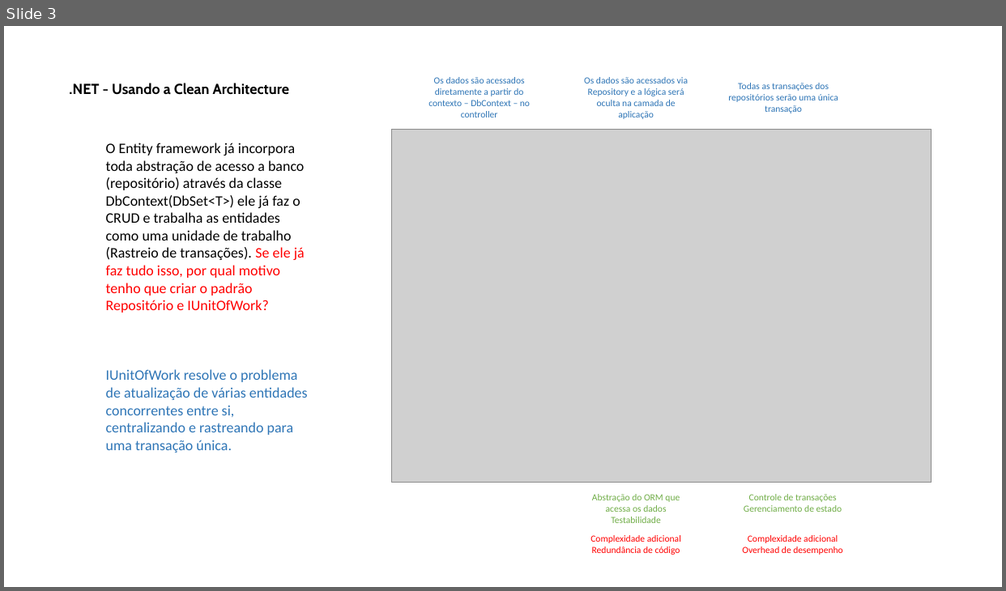
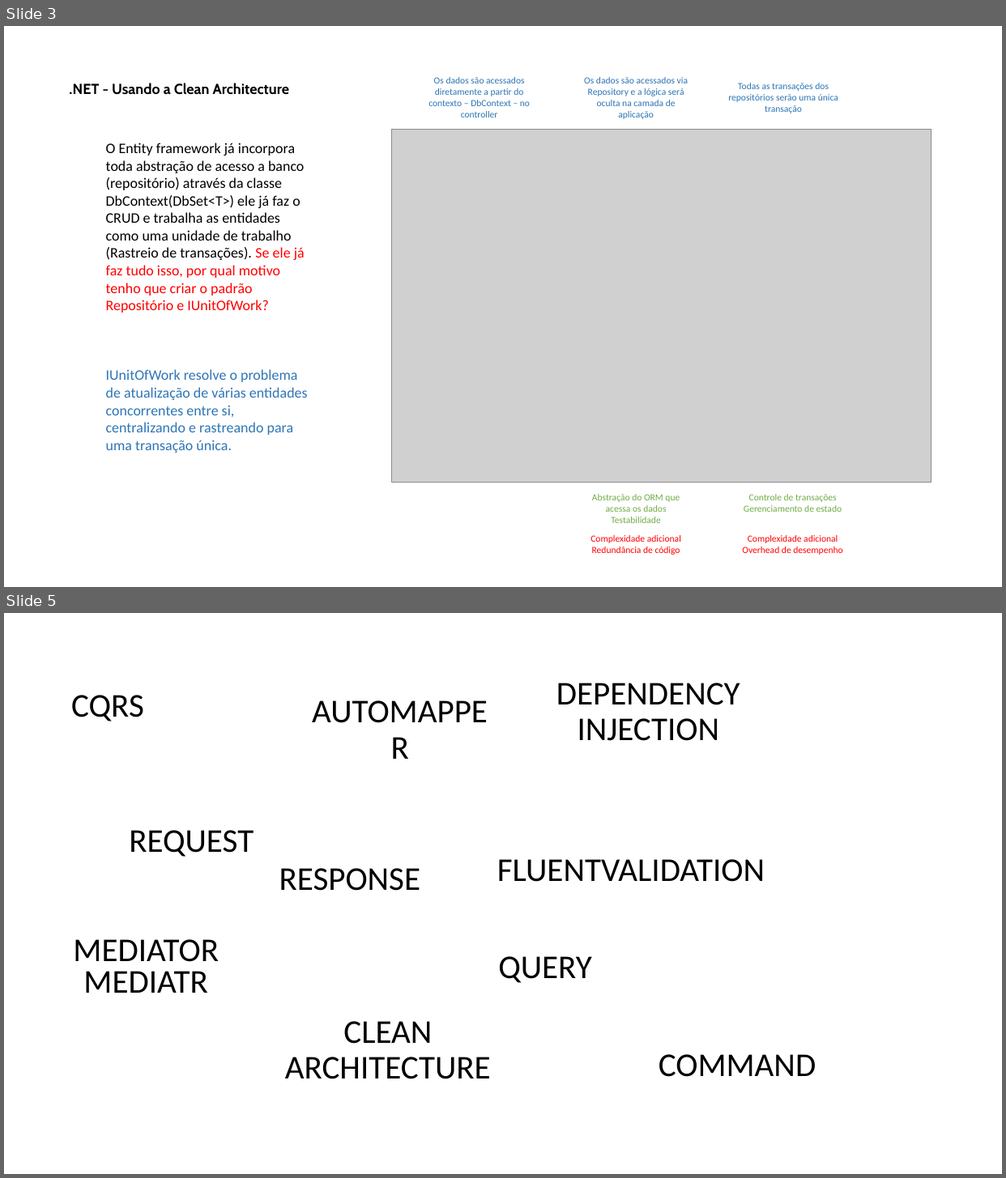
Before and after one commit to WilkerSantosX/CleanArchitectureMacoratti, a slide deck: CleanArchitecture.WebAPI/AppData/Usando a Clean Architecture.pptx. Shown one above the other, each under a label of ours: slide 3 before the commit, slides 3 and 5 after it; the slides between them are not shown. The pictures are 1006x591 and 1006x1178 pixels, drawn with LibreOffice and Linux fonts; fonts in the diff are those of the drawing; grey boxes stand for pictures. Boxes give left, top, right and bottom in pixels: in the first picture for what was removed or moved away, otherwise in the second. Text is boxed around its words. In the diff, an @@ line names an element or a change of style, - is before the commit and + after.

Commit message:
Implementação da camada Application com CQRS utilizando MediatR, FluentValidation e Automapper.

```diff
--- a/CleanArchitecture.WebAPI/AppData/Usando a Clean Architecture.pptx
+++ b/CleanArchitecture.WebAPI/AppData/Usando a Clean Architecture.pptx
@@ slide 5 added at box(4, 613, 1002, 1174), background #FFFFFF @@
@@ text added at box(556, 683, 740, 741), 32 pt, text #000000 @@
+DEPENDENCY INJECTION
@@ title added at box(71, 695, 144, 722), 32 pt, text #000000 @@
+CQRS
@@ text added at box(296, 694, 503, 767), 32 pt, text #000000 @@
+AUTOMAPPER
@@ text added at box(129, 830, 253, 857), 32 pt, text #000000 @@
+REQUEST
@@ text added at box(279, 868, 421, 891), 32 pt, text #000000 @@
+RESPONSE
@@ text added at box(497, 859, 765, 882), 32 pt, text #000000 @@
+FLUENTVALIDATION
@@ text added at box(73, 939, 219, 993), 32 pt, text #000000 @@
+MEDIATOR
+MEDIATR
@@ text added at box(498, 956, 592, 983), 32 pt, text #000000 @@
+QUERY
@@ text added at box(285, 1021, 491, 1080), 32 pt, text #000000 @@
+CLEAN ARCHITECTURE
@@ text added at box(658, 1054, 816, 1077), 32 pt, text #000000 @@
+COMMAND
```
Also in this commit, not shown: 2 slides changed, 1 other slide added, 11 other files.
